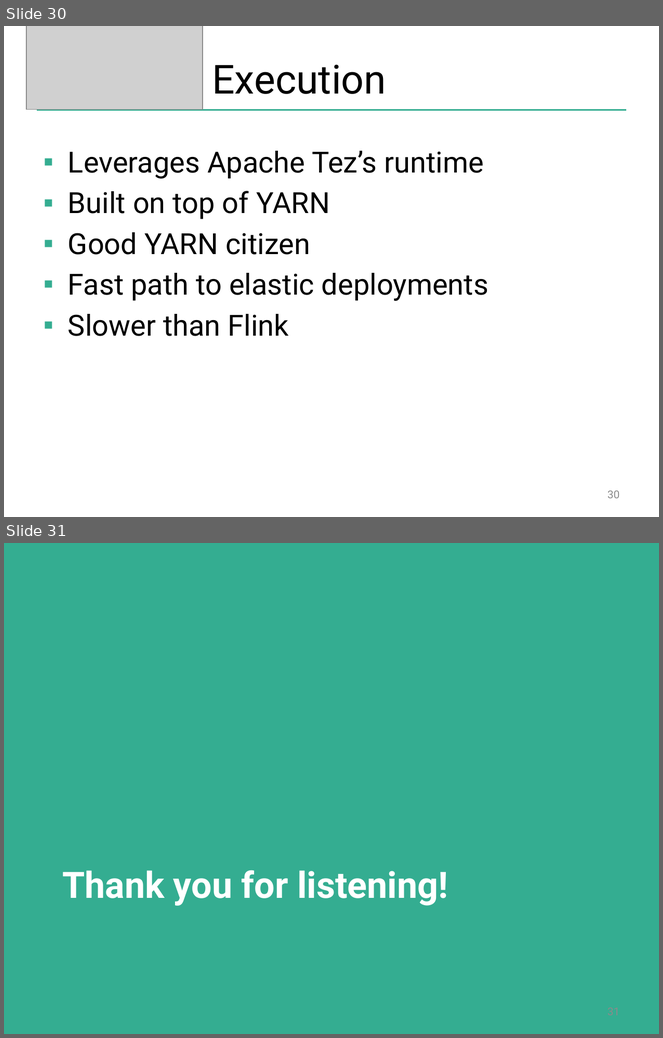
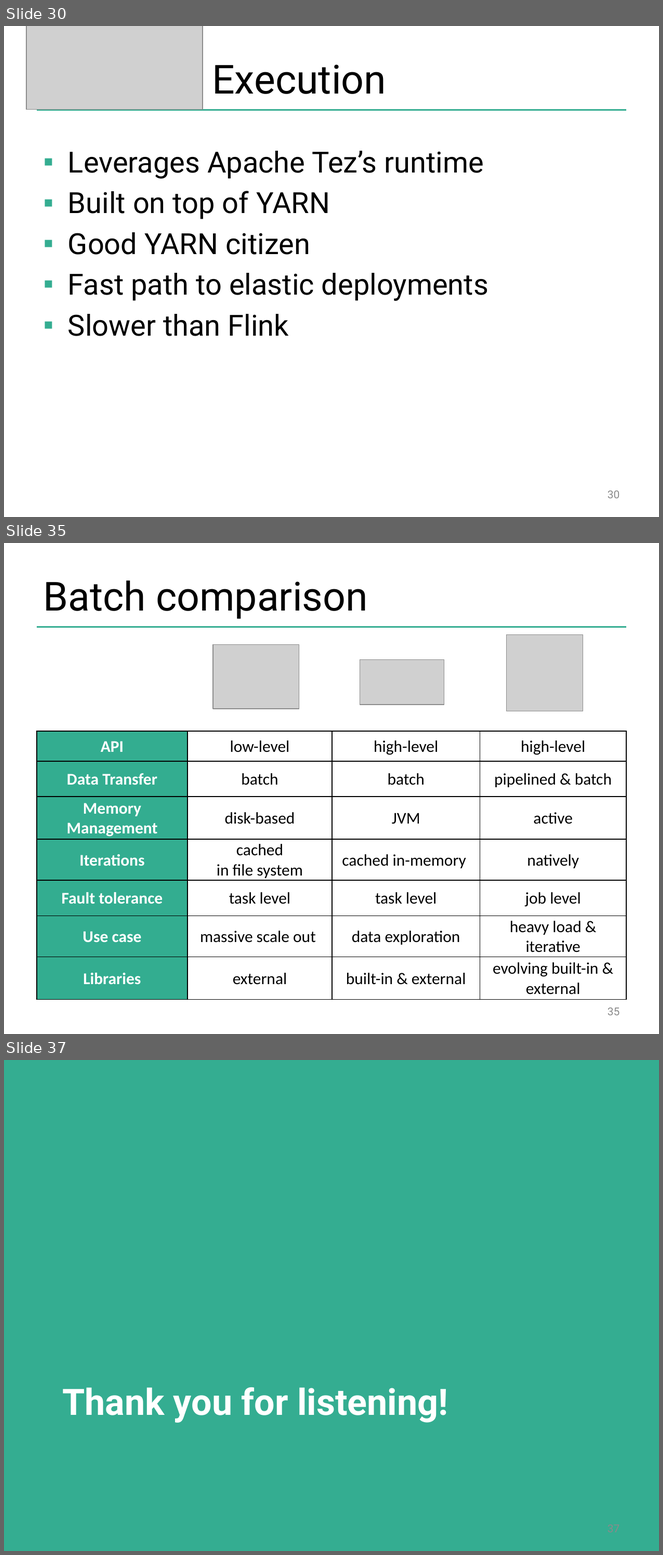
Before and after one commit to kperi/flink-training, a slide deck: slides/flink_overview.pptx. Shown one above the other, each under a label of ours: slides 30 and 31 before the commit, slides 30, 35 and 37 after it; the slides between them are not shown. The pictures are 663x1038 and 663x1555 pixels, drawn with LibreOffice and Linux fonts; fonts in the diff are those of the drawing; grey boxes stand for pictures; background and template pictures are left out. Boxes give left, top, right and bottom in pixels: in the first picture for what was removed or moved away, otherwise in the second. Text is boxed around its words. In the diff, an @@ line names an element or a change of style, - is before the commit and + after.

Commit message:
slides: add comparison section

```diff
--- a/slides/flink_overview.pptx
+++ b/slides/flink_overview.pptx
@@ slide 35 added at (x1=4, y1=543, x2=659, y2=1034), background #FFFFFF; not listed: 1 template element that a slide beside it also shows @@
@@ title added at (x1=44, y1=580, x2=368, y2=619), 44 pt, text #000000 @@
+Batch comparison
@@ picture added at (x1=506, y1=635, x2=583, y2=711) @@
@@ picture added at (x1=213, y1=644, x2=299, y2=709) @@
@@ picture added at (x1=360, y1=659, x2=444, y2=705) @@
@@ table added at (x1=37, y1=731, x2=626, y2=999), 7 rows, 4 columns @@
+API | low-level | high-level | high-level
+Data Transfer | batch | batch | pipelined & batch
+Memory Management | disk-based | JVM | active
+Iterations | cached / in file system | cached in-memory | natively
+Fault tolerance | task level | task level | job level
+Use case | massive scale out | data exploration | heavy load & iterative
+Libraries | external | built-in & external | evolving built-in & external
@@ page number added at (x1=608, y1=1008, x2=620, y2=1016), 12 pt, text #8C8C8C @@
+35
@@ what was slide 31 is now slide 37 @@
```
Also in this commit, not shown: 2 slides changed, 5 other slides added.
